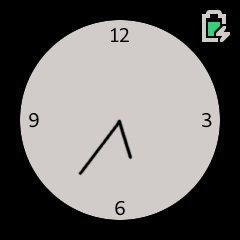
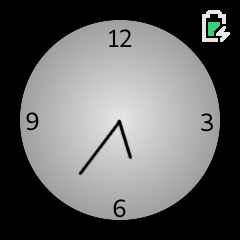
The second w=240, h=240 image is a revision of the first. Changes to its layers:
renamed "os_batterycharging_080.png" to "ck_os_batterycharging_080.png", painted on it over [left=202, top=10, right=230, bottom=42]
painted on "6" over [left=113, top=199, right=126, bottom=218]
painted on "9" over [left=26, top=112, right=39, bottom=131]
painted on "3" over [left=201, top=112, right=213, bottom=132]
painted on "12" over [left=109, top=27, right=132, bottom=47]
painted on "Circle" over [left=20, top=20, right=220, bottom=220]
